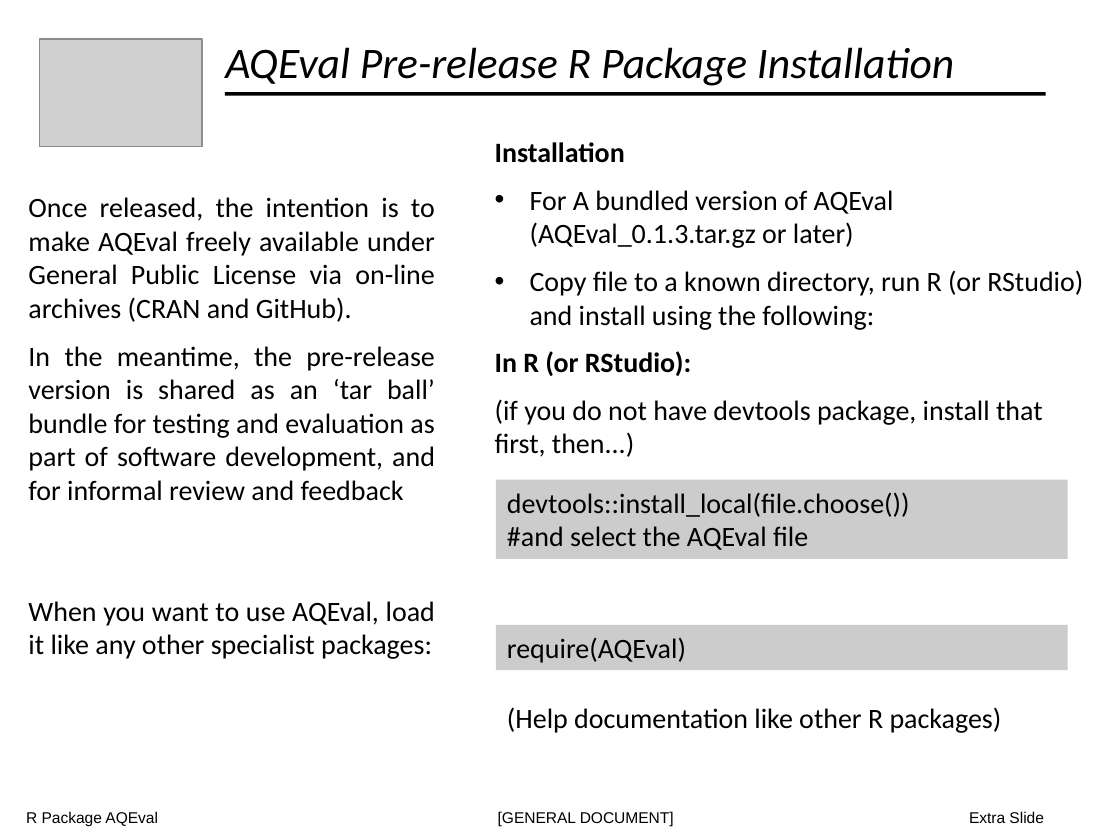
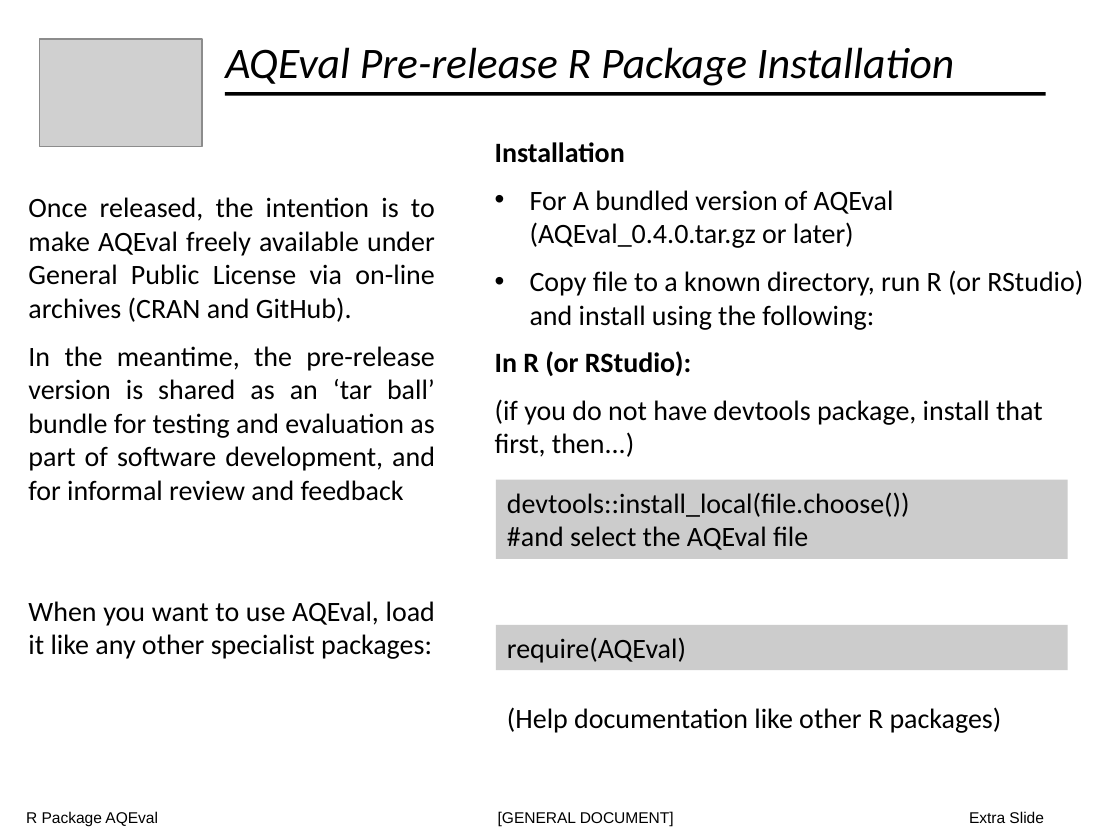
Before and after one commit to karlropkins/AQEval, a slide deck: slide 6 of pkgdown/man/articles/AQEvalPackage_Guidance_Slides_07052021.pptx. Drawn at 1120x840 pixels with LibreOffice and Linux fonts; fonts in the diff are those of the drawing; grey boxes stand for pictures. Boxes give left, top, right and bottom in pixels: in the first picture for what was removed or moved away, otherwise in the second. Text is boxed around its words. In the diff, an @@ line names an element or a change of style, - is before the commit and + after.

Commit message:
doc

```diff
--- a/pkgdown/man/articles/AQEvalPackage_Guidance_Slides_07052021.pptx
+++ b/pkgdown/man/articles/AQEvalPackage_Guidance_Slides_07052021.pptx
@@ text at (530,190,894,248): text changed @@
-• For A bundled version of AQEval (AQEval_0.1.3.tar.gz or later)
+• For A bundled version of AQEval (AQEval_0.4.0.tar.gz or later)
```
